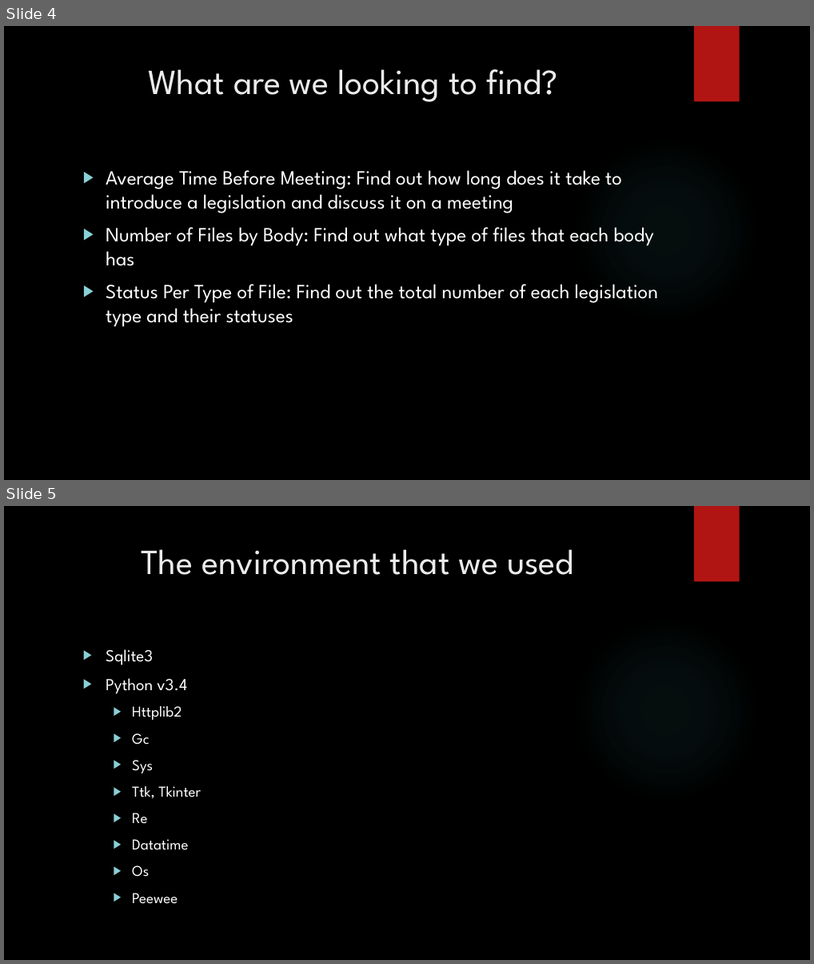
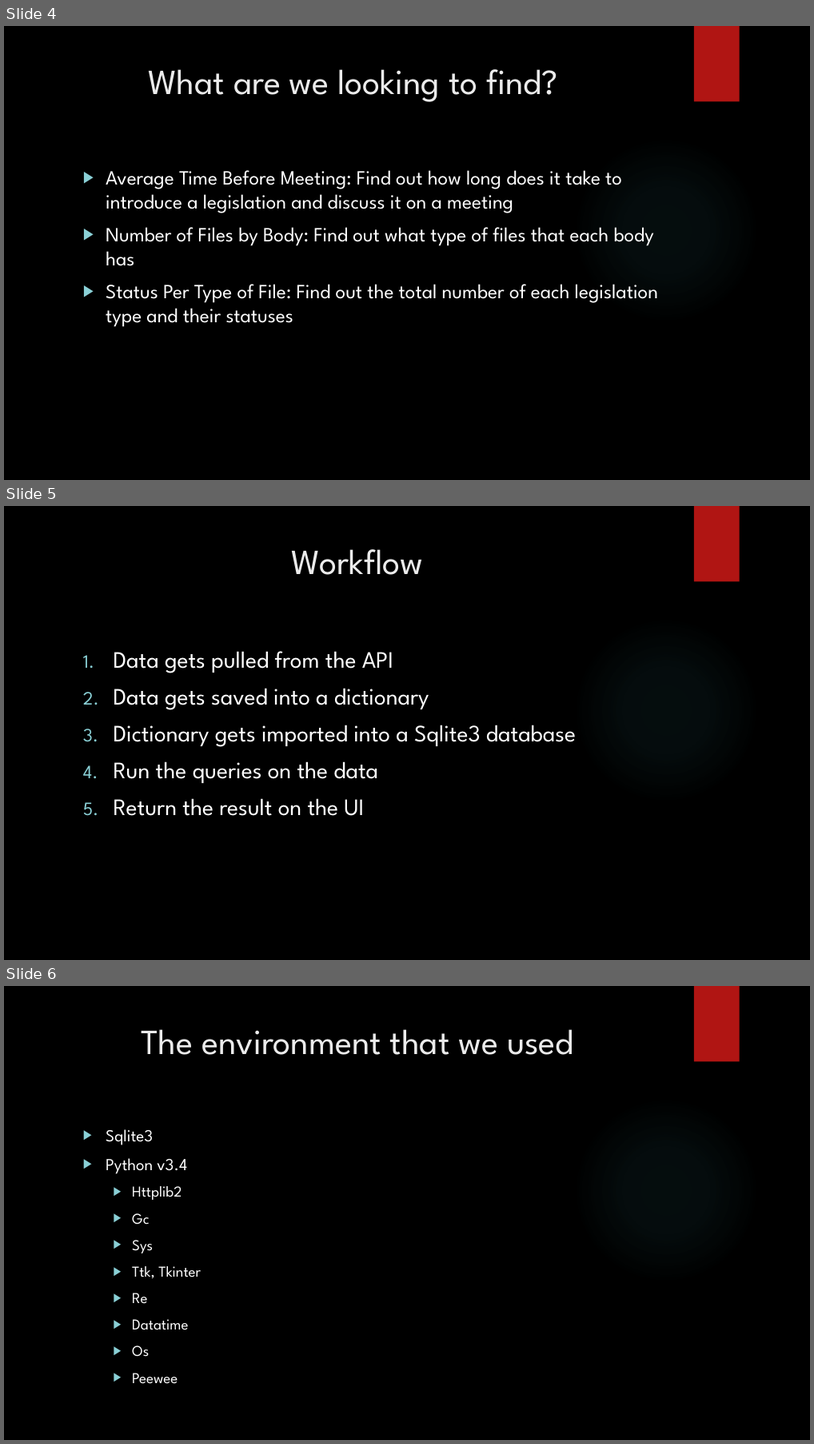
Before and after one commit to dogat-ruby/CityStay, a slide deck: docs/LEGISLATIVE DATA ANALYZER.pptx. Shown one above the other, each under a label of ours: slides 4 and 5 before the commit, slides 4, 5 and 6 after it. The pictures are 814x964 and 814x1444 pixels, drawn with LibreOffice and Linux fonts; fonts in the diff are those of the drawing; background and template pictures are left out. Boxes give left, top, right and bottom in pixels: in the first picture for what was removed or moved away, otherwise in the second. Text is boxed around its words. In the diff, an @@ line names an element or a change of style, - is before the commit and + after.

```diff
--- a/docs/LEGISLATIVE DATA ANALYZER.pptx
+++ b/docs/LEGISLATIVE DATA ANALYZER.pptx
@@ slide 5 added at (x1=4, y1=506, x2=810, y2=960), background picture (left out); not listed: 2 template elements that a slide beside it also shows @@
@@ title added at (x1=292, y1=549, x2=424, y2=575), 42 pt, text #EBEBEB @@
+Workflow
@@ text added at (x1=114, y1=651, x2=576, y2=816), 28 pt, text #FFFFFF @@
+1. Data gets pulled from the API
+2. Data gets saved into a dictionary
+3. Dictionary gets imported into a Sqlite3 database
+4. Run the queries on the data
+5. Return the result on the UI
@@ what was slide 5 is now slide 6 @@
```
Also in this commit, not shown: 1 slide changed.
